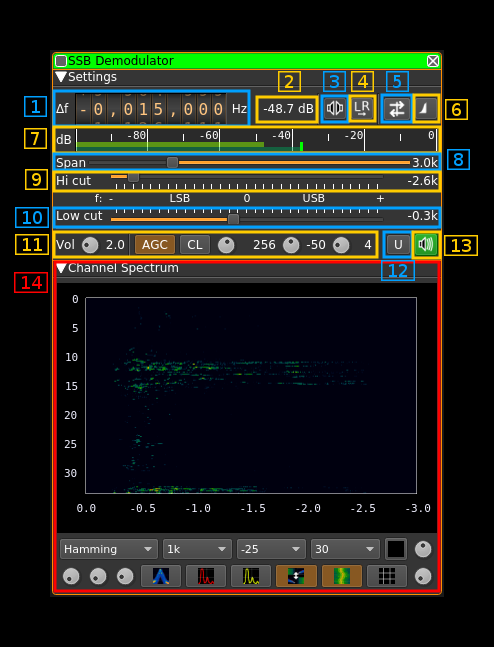
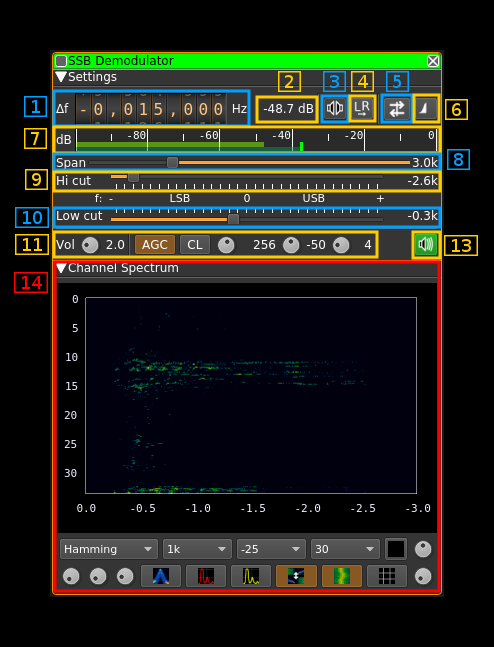
Layers edited between the first and the second 494x647 image:
removed layer "12" over [381,260,415,281]
renamed "Overlay_12" to "PAtch_01", moved it above "2017-12-02-104924_1460x605_scrot.png", painted on it over [382,230,414,259]
